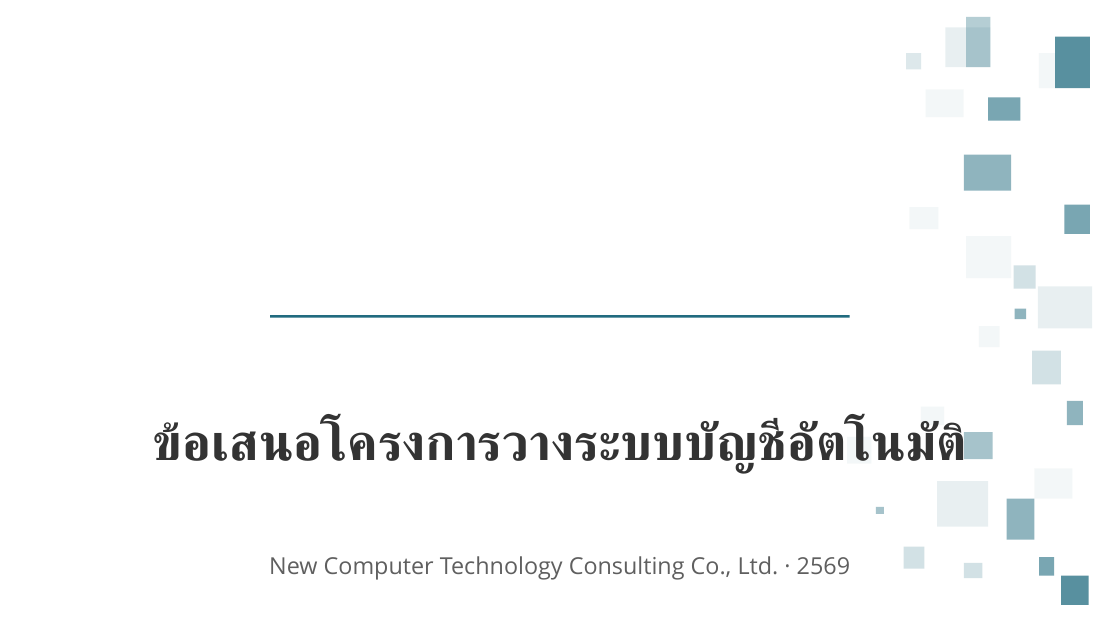
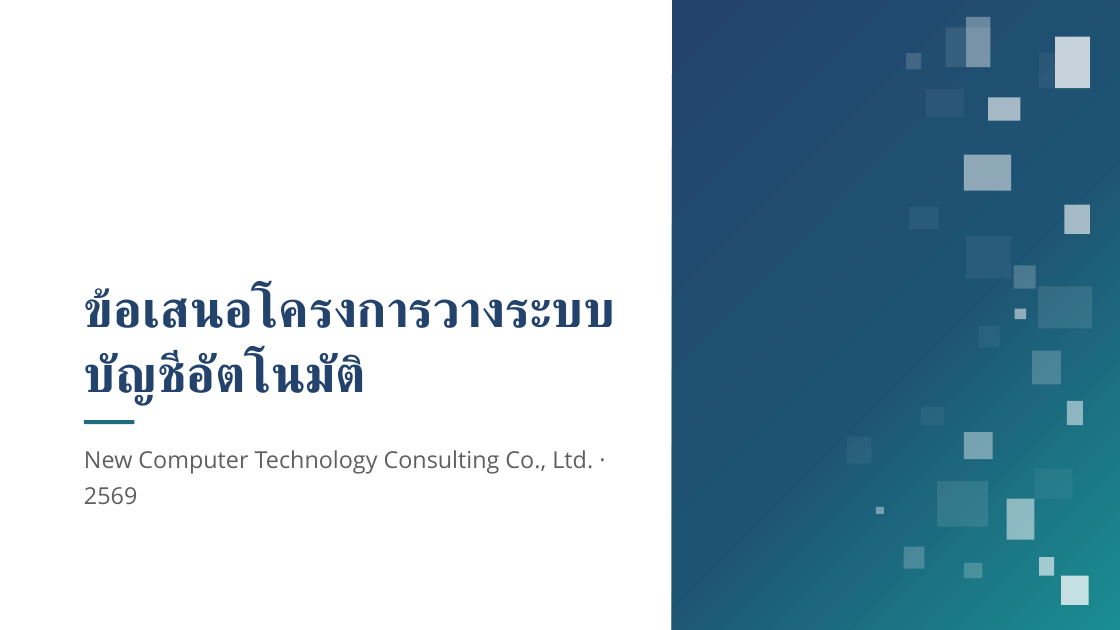
Before and after one commit to rofthanakrit-maker/nct-design-system, a slide deck: slide 1 of NCT-Slide-Template-Demo.pptx. Drawn at 1120x630 pixels with LibreOffice and Linux fonts; fonts in the diff are those of the drawing; background and template pictures are left out. Boxes give left, top, right and bottom in pixels: in the first picture for what was removed or moved away, otherwise in the second. Text is boxed around its words. In the diff, an @@ line names an element or a change of style, - is before the commit and + after.

```diff
--- a/NCT-Slide-Template-Demo.pptx
+++ b/NCT-Slide-Template-Demo.pptx
@@ rectangle added at box(672, 0, 1120, 630), fill gradient #23436D to #1E5473 to #1A8D92 @@
@@ rectangle at box(966, 17, 991, 67): fill #216B7F at 33% opacity to #FFFFFF at 33% opacity @@
@@ rectangle at box(907, 53, 922, 69): fill #216B7F at 15% opacity to #FFFFFF at 15% opacity @@
@@ rectangle at box(1055, 37, 1090, 88): fill #216B7F at 75% opacity to #FFFFFF at 75% opacity @@
@@ title "ข้อเสนอโครงการวางระบบบัญชีอัตโนมัติ": place and size @@
-title "ข้อเสนอโครงการวางระบบบัญชีอัตโนมัติ" at box(153, 421, 966, 474)
+title "ข้อเสนอโครงการวางระบบบัญชีอัตโนมัติ" at box(84, 287, 615, 406)
@@ title "ข้อเสนอโครงการวางระบบบัญชีอัตโนมัติ" at box(84, 287, 615, 406): text colour #333333 to #23436D; alignment centre to left; line spacing 1.15 to 1.06; vertical alignment middle to bottom @@
@@ rectangle removed at box(271, 315, 850, 318) @@
@@ subtitle "New Computer Technology Consulting Co., ...": place and size @@
-subtitle "New Computer Technology Consulting Co., ..." at box(269, 556, 850, 580)
+subtitle "New Computer Technology Consulting Co., ..." at box(84, 450, 593, 504)
@@ subtitle "New Computer Technology Consulting Co., ..." at box(84, 450, 593, 504): alignment centre to left @@
@@ rectangle added at box(84, 420, 134, 424), fill #216B7F @@
@@ rectangle at box(964, 433, 992, 460): fill #216B7F at 40% opacity to #FFFFFF at 40% opacity @@
@@ fill #216B7F at 5% opacity to #FFFFFF at 5% opacity in 8 elements at box(1039, 53, 1055, 88), box(926, 89, 964, 117), box(910, 208, 939, 229), box(966, 236, 1012, 278), box(979, 326, 1000, 347), box(921, 407, 944, 425), box(847, 437, 871, 464), box(1034, 469, 1072, 499) @@
@@ rectangle at box(876, 507, 885, 513): fill #216B7F at 40% opacity to #FFFFFF at 40% opacity @@
@@ fill #216B7F at 10% opacity to #FFFFFF at 10% opacity in 3 elements at box(945, 28, 991, 67), box(1038, 287, 1093, 329), box(938, 481, 989, 527) @@
@@ fill #216B7F at 50% opacity to #FFFFFF at 50% opacity in 4 elements at box(964, 155, 1011, 191), box(1015, 308, 1027, 318), box(1067, 401, 1083, 425), box(1007, 499, 1034, 540) @@
@@ fill #216B7F at 20% opacity to #FFFFFF at 20% opacity in 4 elements at box(1014, 266, 1036, 289), box(1033, 350, 1061, 384), box(904, 547, 925, 569), box(964, 563, 982, 578) @@
@@ fill #216B7F at 60% opacity to #FFFFFF at 60% opacity in 3 elements at box(988, 97, 1021, 121), box(1065, 205, 1090, 234), box(1039, 557, 1054, 576) @@
@@ rectangle at box(1061, 576, 1089, 605): fill #216B7F at 75% opacity to #FFFFFF at 75% opacity @@
```
Also in this commit, not shown: 1 other slide changed, 18 other files.
